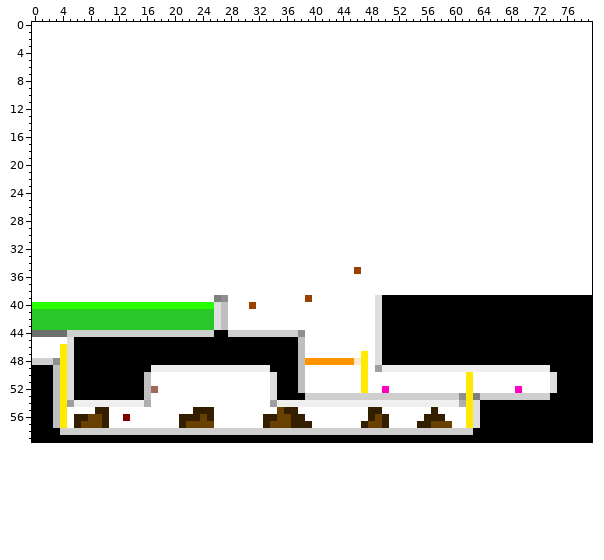
One commit to this sprite sheet: source/level_data/layouts/level6/layer2.png. This is how it looked before the edit.
The file is 80x60 pixels.
Once edited:
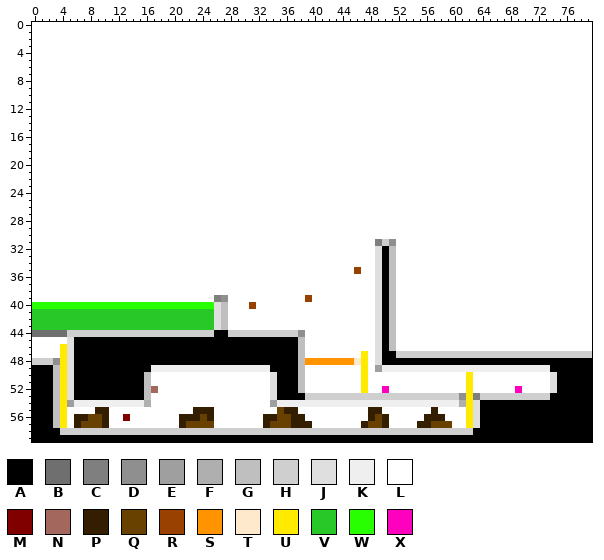
Palette (. is transparent): A #000000  B #6f6f6f  C #7f7f7f  D #8f8f8f  E #9f9f9f  F #afafaf  G #bfbfbf  H #cfcfcf  J #dfdfdf  K #efefef  L #ffffff  M #800000  N #a3675e  P #331f00  Q #684000  R #994100  S #ff9400  T #ffe9cc  U #ffea00  V #28c828  W #28ff00  X #ff00bf
The edit:
Changed rows in their new state; - is an unchanged pixel.
first column x 49:
31 CHD----------------------------
32 JAG----------------------------
33 JAG----------------------------
34 JAG----------------------------
35 JAG----------------------------
36 JAG----------------------------
37 JAG----------------------------
38 JAG----------------------------
39 --GLLLLLLLLLLLLLLLLLLLLLLLLLLLL
40 --GLLLLLLLLLLLLLLLLLLLLLLLLLLLL
41 --GLLLLLLLLLLLLLLLLLLLLLLLLLLLL
42 --GLLLLLLLLLLLLLLLLLLLLLLLLLLLL
43 --GLLLLLLLLLLLLLLLLLLLLLLLLLLLL
44 --GLLLLLLLLLLLLLLLLLLLLLLLLLLLL
45 --GLLLLLLLLLLLLLLLLLLLLLLLLLLLL
46 --GLLLLLLLLLLLLLLLLLLLLLLLLLLLL
47 ---HHHHHHHHHHHHHHHHHHHHHHHHHHHH
Changed places in both pictures, as pixel boxes (x1, y1, x2, y2):
changed: (375, 239, 592, 358)
